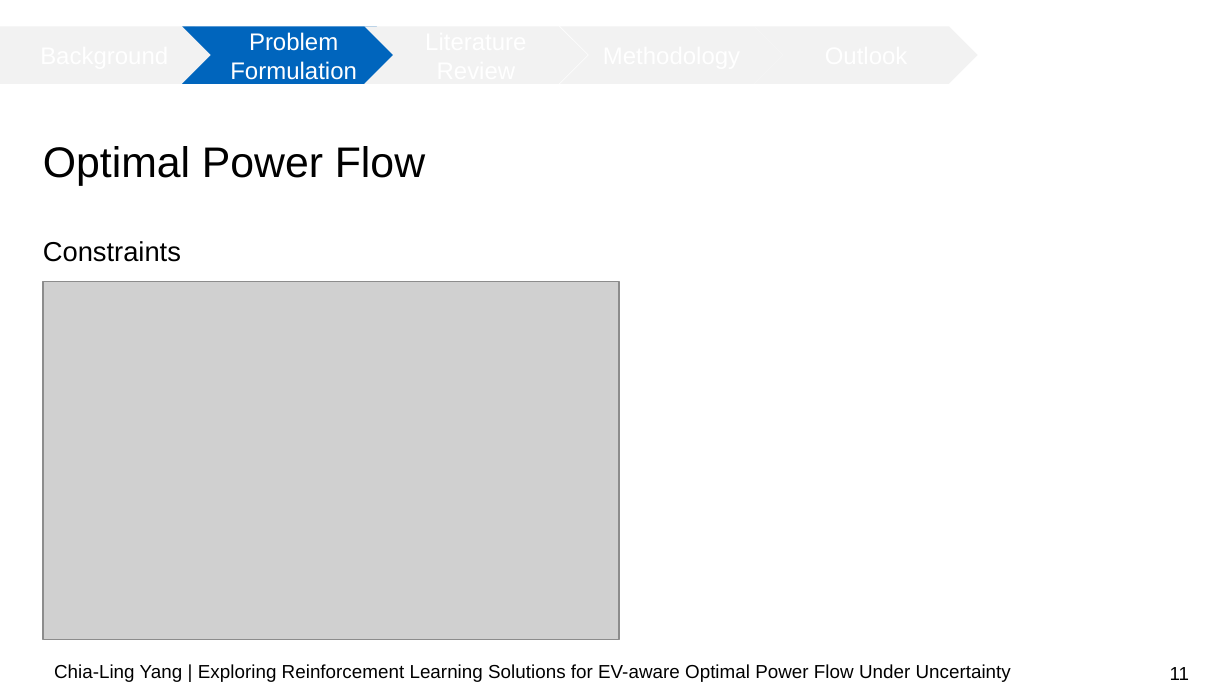
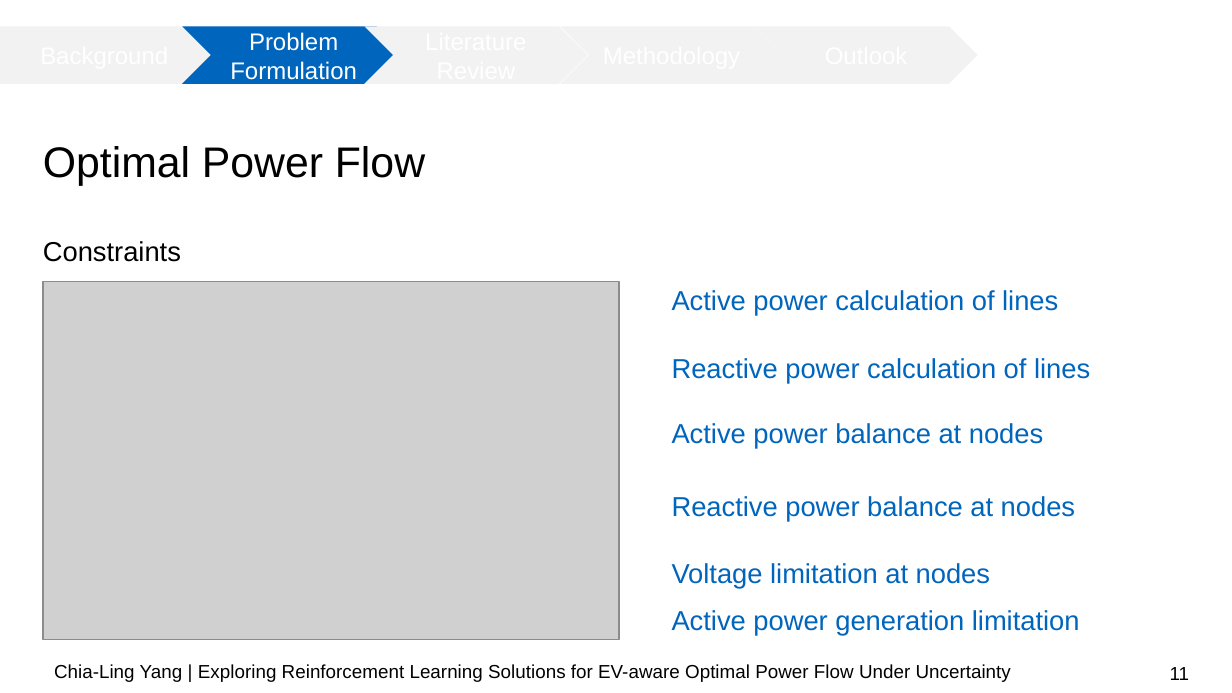
Before and after one commit to chialingyang7718/RL_OPF_EVaware, a slide deck: slide 11 of Mid-term Presentation.pptx. Drawn at 1232x693 pixels with LibreOffice and Linux fonts; fonts in the diff are those of the drawing; grey boxes stand for pictures; background and template pictures are left out. Boxes give left, top, right and bottom in pixels: in the first picture for what was removed or moved away, otherwise in the second. Text is boxed around its words. In the diff, an @@ line names an element or a change of style, - is before the commit and + after.

```diff
--- a/Mid-term Presentation.pptx
+++ b/Mid-term Presentation.pptx
@@ text added at (672, 290, 1058, 315), 16 pt, text #0065BD @@
+Active power calculation of lines
@@ text added at (672, 358, 1090, 383), 16 pt, text #0065BD @@
+Reactive power calculation of lines
@@ text added at (672, 423, 1043, 449), 16 pt, text #0065BD @@
+Active power balance at nodes
@@ text added at (672, 496, 1075, 522), 16 pt, text #0065BD @@
+Reactive power balance at nodes
@@ text added at (672, 563, 990, 589), 16 pt, text #0065BD @@
+Voltage limitation at nodes
@@ text added at (672, 610, 1080, 636), 16 pt, text #0065BD @@
+Active power generation limitation
```
Also in this commit, not shown: 9 other slides changed, 1 other file.
